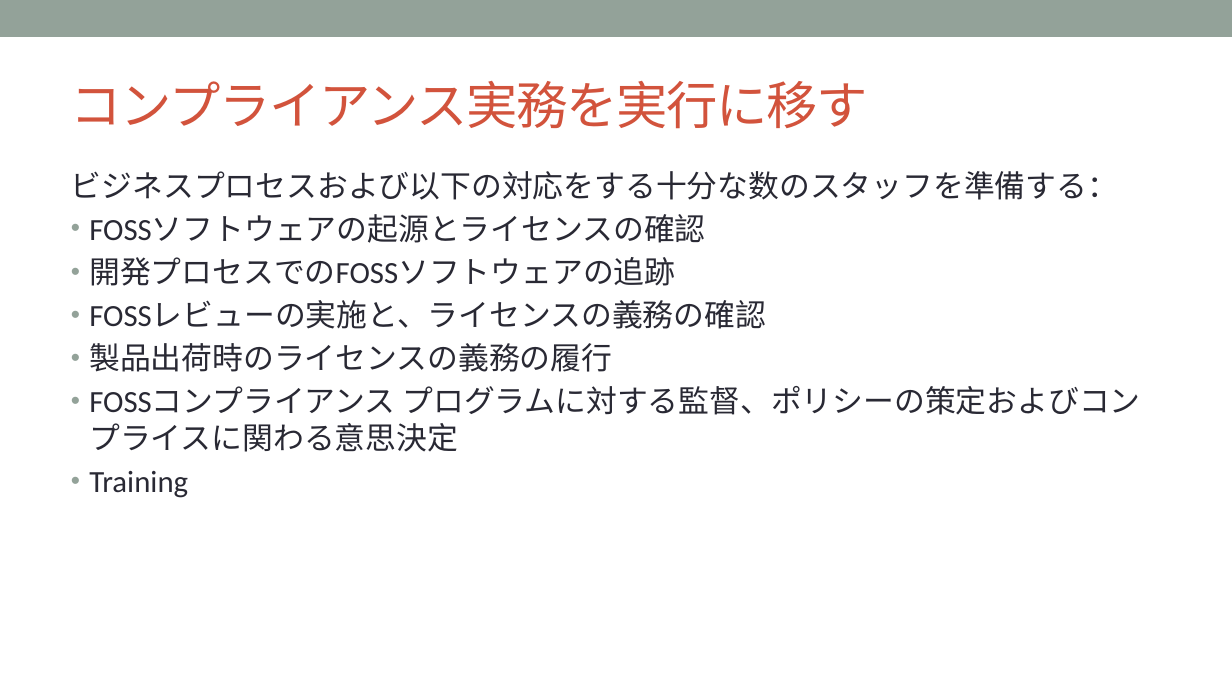
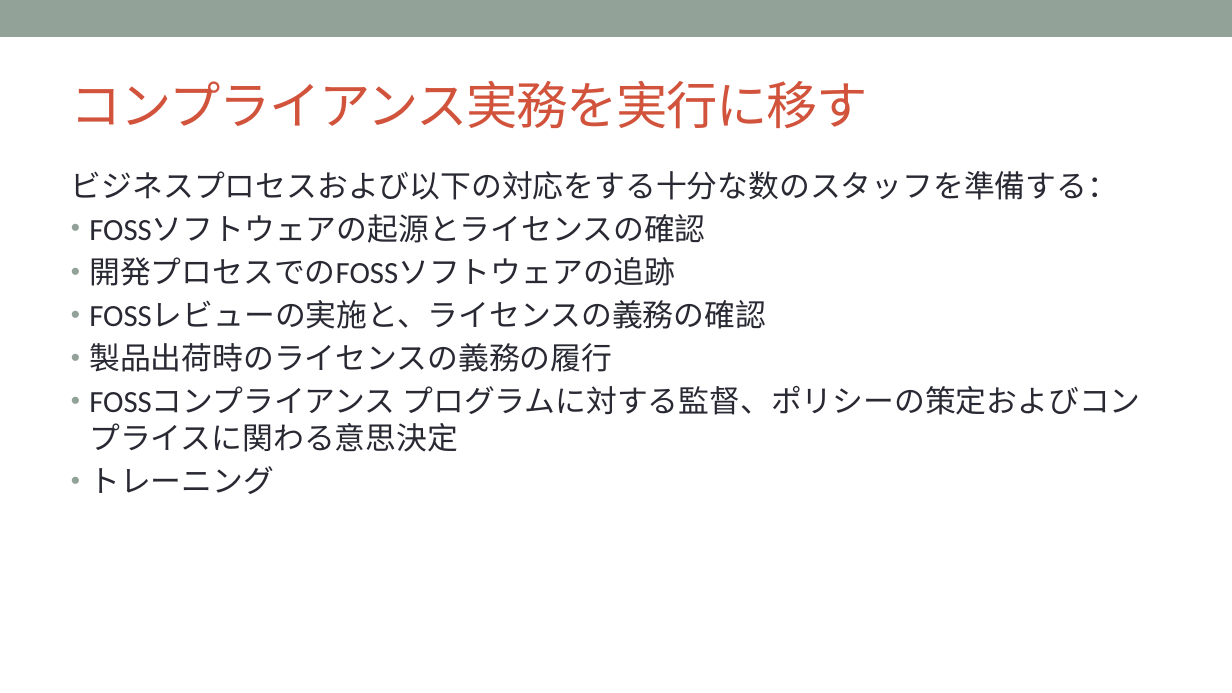
Before and after one commit to OpenChain-Project/Curriculum-Translation-JP, a slide deck: slide 29 of target/openchain-curriculum-release-2.pptx. Drawn at 1232x693 pixels with LibreOffice and Linux fonts; fonts in the diff are those of the drawing; background and template pictures are left out. Boxes give left, top, right and bottom in pixels: in the first picture for what was removed or moved away, otherwise in the second. Text is boxed around its words. In the diff, an @@ line names an element or a change of style, - is before the commit and + after.

```diff
--- a/target/openchain-curriculum-release-2.pptx
+++ b/target/openchain-curriculum-release-2.pptx
@@ text at <box>89,466,274,494</box>: text changed @@
-• Training
+• トレーニング
```
Also in this commit, not shown: 3 other slides changed, 7 other files.
